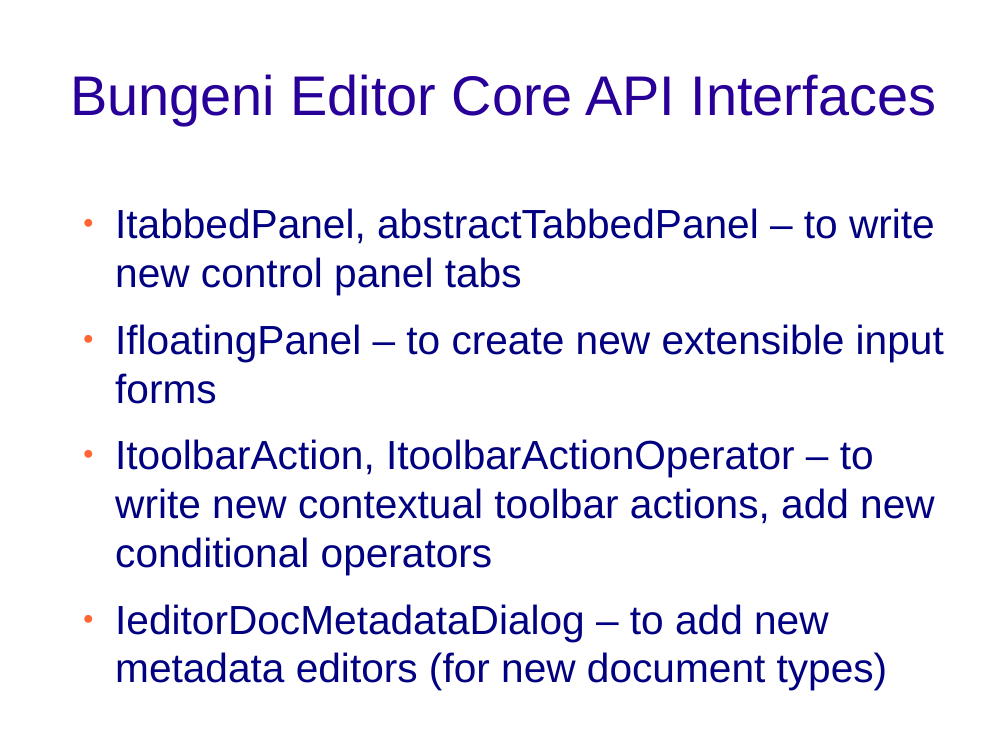
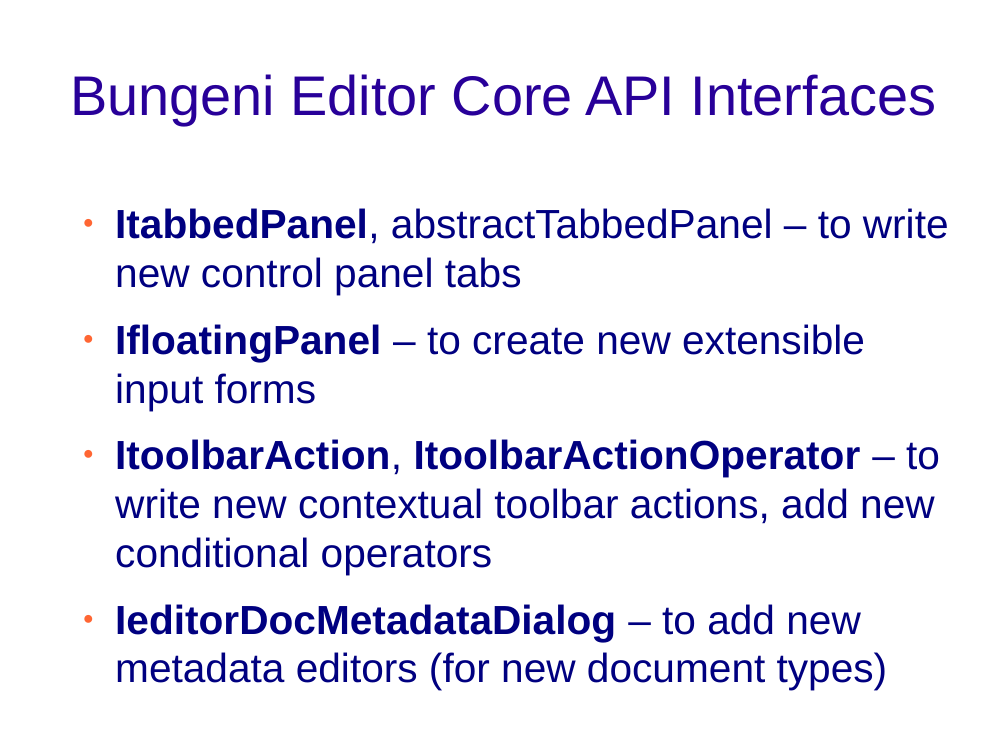
Before and after one commit to bungeni-org/bungeni-editor, a slide deck: slide 12 of documentation/presentations/technical_bungeni-editor.odp (slide 11 before the commit). Drawn at 1008x756 pixels with LibreOffice and Linux fonts; fonts in the diff are those of the drawing; background and template pictures are left out. Boxes give left, top, right and bottom in pixels: in the first picture for what was removed or moved away, otherwise in the second. Text is boxed around its words. In the diff, an @@ line names an element or a change of style, - is before the commit and + after.

```diff
--- a/documentation/presentations/technical_bungeni-editor.odp
+++ b/documentation/presentations/technical_bungeni-editor.odp
@@ text "ItabbedPanel, abstractTabbedPanel – to write ..." at [115, 208, 949, 690]: bold on in "ItabbedPanel,", "IfloatingPanel", "ItoolbarAction, ItoolbarActionOperator", "IeditorDocMetadataDialog" @@
```
Also in this commit, not shown: 4 other slides changed, 6 slides added.
